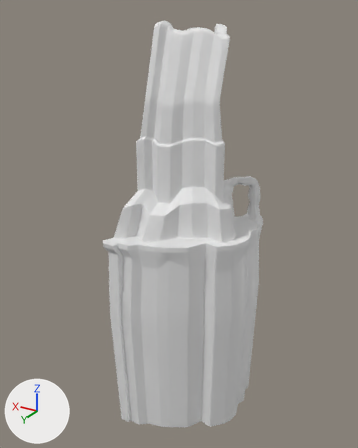
Renders of the Blender file Assets/Models/Escenario/Zona 2.blend from each side of a commit.
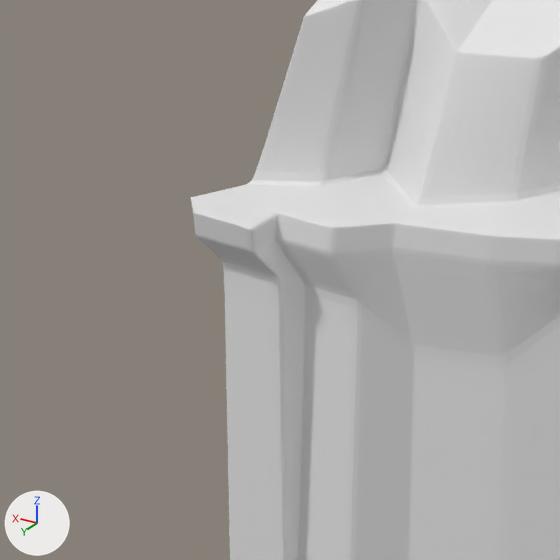
Each version is shown whole from a camera (50 mm lens) standing at (-187.0, 223.0, 136.0) and looking at (-26.0, -46.0, 2.0), then close up on the part from 19% to 47% of the width and 46% to 68% of the height. Every picture has the same lights, and +X, +Y and +Z are marked at lower left.

Objects in the first close-up: 'Zona2'.
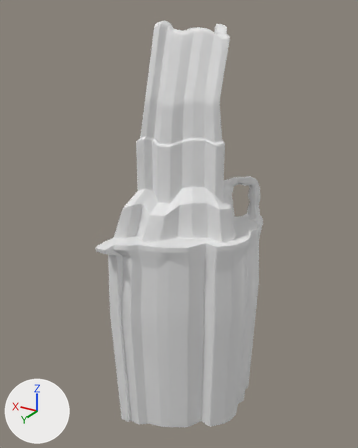
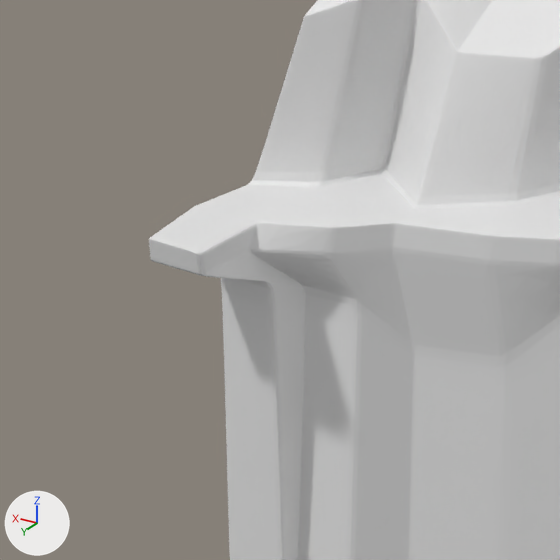
Pixel boxes [x1, y1, x2, y2] of what changed, in the close-ups (560 x 560 px; the box of a moved part takes in the faces that stretch with it):
'Zona2', reshaped
    before: [191, 0, 560, 560]
    after: [149, 0, 560, 560]
part 1 of me_cube_044, moved or reshaped
    before: [191, 180, 395, 560]
    after: [149, 180, 395, 560]

What changed in the scene script:
```text
Change me_cube_044:
    used by ob_zona2; location = (0.0, -4.4, -5.9); scale = (4.88, 4.88, 4.88)
    remove me_cube_044.from_pydata(...)  # 2162 vertices, 2162 faces; spans x -15.7..1.3, y -19.3..1.0, z -29.9..28.1
    add me_cube_044.from_pydata(...)  # 2162 vertices, 2162 faces; spans x -15.7..1.0, y -19.3..2.6, z -29.9..28.1
    me_cube_044 part 1: 60 of 2162 vertices moved; they spanned x -1.2..1.3, y 0.0..1.0, z -0.5..1.0 and now span x -1.2..0.9, y 0.4..2.6, z -0.5..1.0; mean shift (0.0, 0.9, 0.0); largest move (-1.0, 1.0, 1.0) -> (-0.8, 2.6, 1.0)
```
